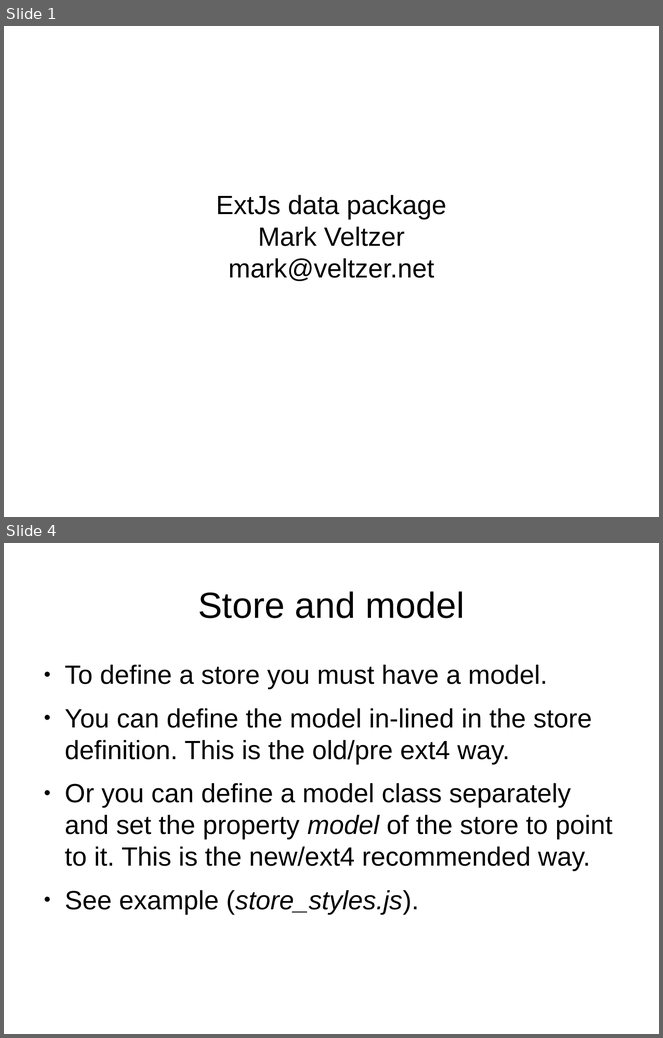
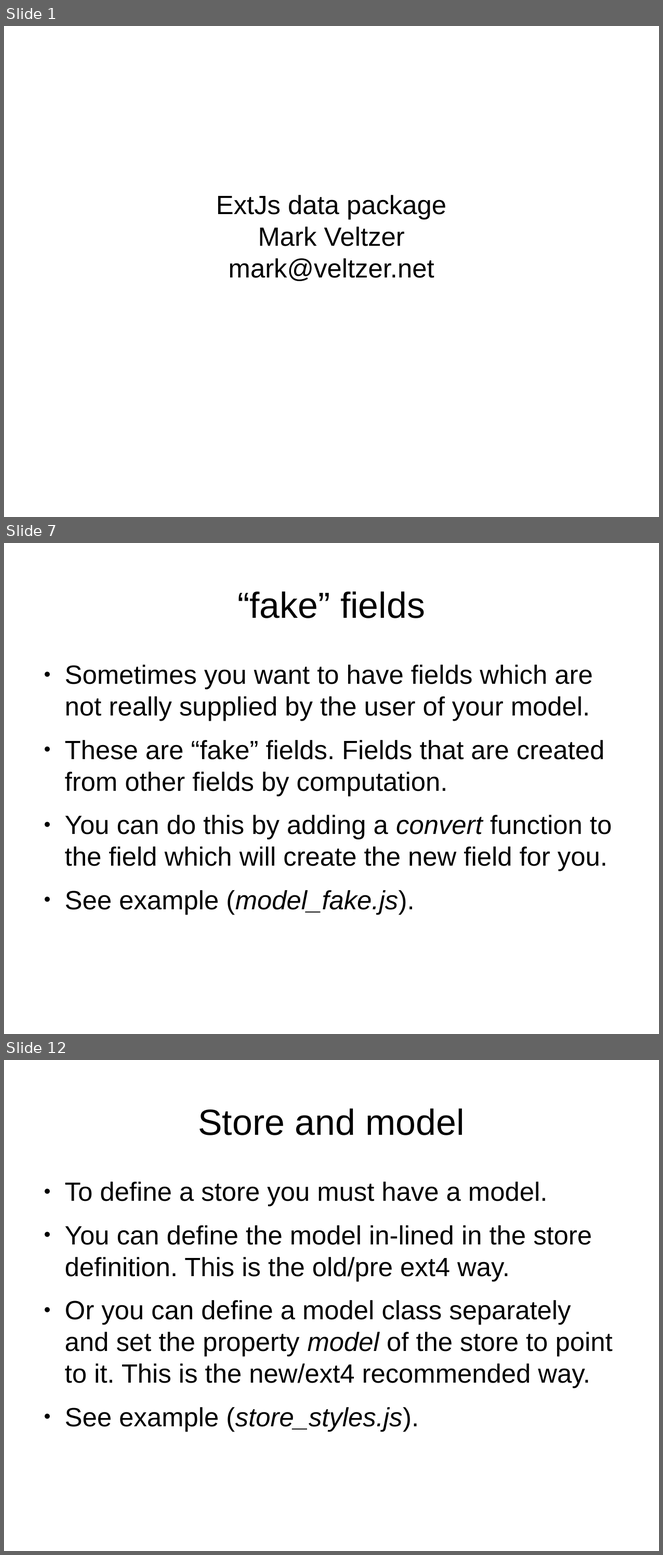
Before and after one commit to veltzer/demos, a slide deck: javascript/extjs/doc/extjs_data.odp. Shown one above the other, each under a label of ours: slides 1 and 4 before the commit, slides 1, 7 and 12 after it; the slides between them are not shown. The pictures are 663x1038 and 663x1555 pixels, drawn with LibreOffice and Linux fonts; fonts in the diff are those of the drawing. Boxes give left, top, right and bottom in pixels: in the first picture for what was removed or moved away, otherwise in the second. Text is boxed around its words. In the diff, an @@ line names an element or a change of style, - is before the commit and + after.

```diff
--- a/javascript/extjs/doc/extjs_data.odp
+++ b/javascript/extjs/doc/extjs_data.odp
@@ slide 7 added at (x1=4, y1=543, x2=659, y2=1034), background #FFFFFF @@
@@ title added at (x1=237, y1=591, x2=425, y2=618), 44 pt, text #000000 @@
+“fake” fields
@@ text added at (x1=65, y1=665, x2=612, y2=915), 32 pt, text #000000 @@
+● Sometimes you want to have fields which are not really supplied by the user of your model.
+● These are “fake” fields. Fields that are created from other fields by computation.
+● You can do this by adding a convert function to the field which will create the new field for you.
+● See example (model_fake.js).
@@ what was slide 4 is now slide 12 @@
```
Also in this commit, not shown: 2 slides changed, 7 other slides added, 6 other files.
